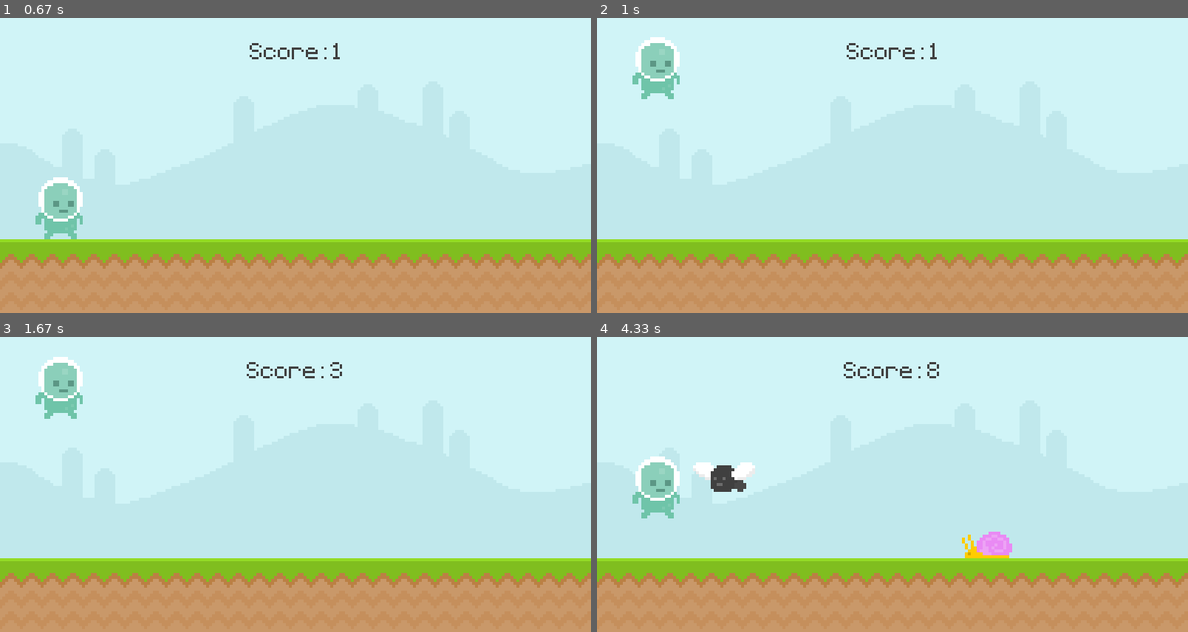
Above: before the commit, frames 1-4 (two rows, left to right).
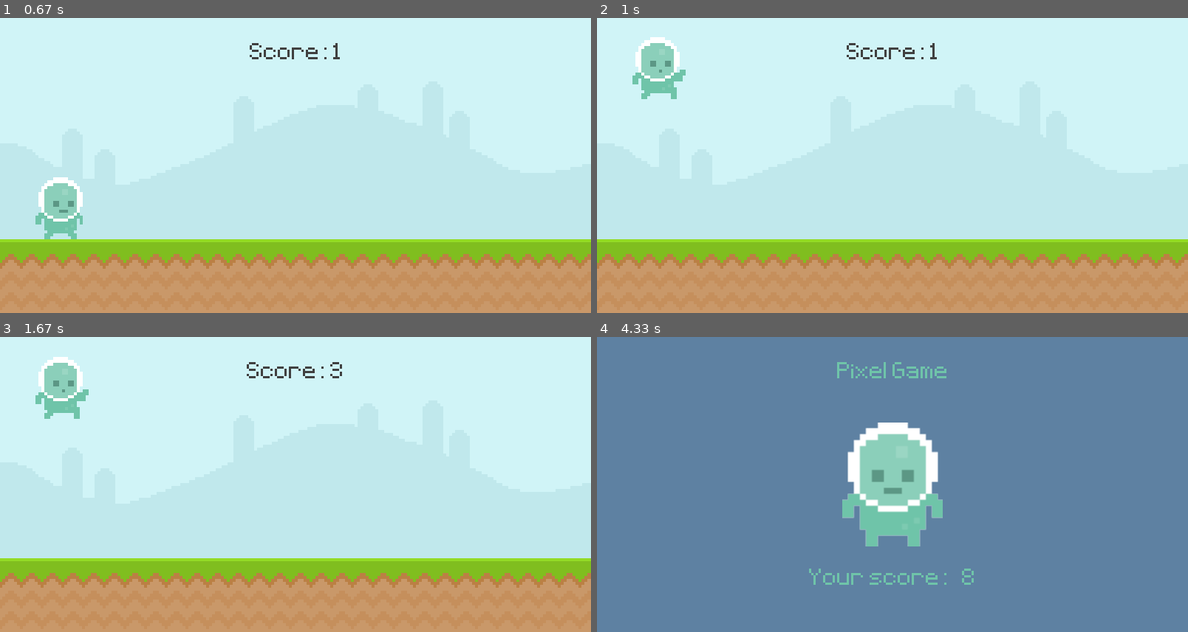
Above: after the commit, the same moments.

Repository: Adamwest023/Pygame-tutorial
Game: pygame game, started from pygame-tutorial.py
Two runs of this game, one before a commit and one after it. Both use one fixed random seed, a clock stepped at 60 frames per second and the inputs below.
Inputs:
- Up to frame 1 (0.67 s): tap Space at 0.33 s
- Up to frame 2 (1 s): tap Space at 0.67 s
- Up to frame 3 (1.67 s): tap Space at 1.07, 1.37 s
- Up to frame 4 (4.33 s): tap Space at 1.9, 2.2, 2.97, 3.73, 4.13 s

Frame 1 is identical in both runs. In frame 2, 0.1% of the frame differs, in the area x 10-15%, y 17-28%; in frame 3, 0.1%; in frame 4, 100%, in the area x 0-100%, y 0-100%.

Commit message:
added player animation

Diff:
--- a/pygame-tutorial.py
+++ b/pygame-tutorial.py
@@ -16,33 +16,57 @@
 def intro_screen():
     game_name = test_font.render('Pixel Game', False, (111, 196, 169))
     game_name_rect = game_name.get_rect(center=(400, 50))
-    game_message = test_font.render('Press SPACE to run', False, (111, 196, 169))
+    game_message = test_font.render(
+        'Press SPACE to run', False, (111, 196, 169))
     game_message_rect = game_message.get_rect(center=(400, 350))
-    score_message = test_font.render(f"Your score:   {score}", False, (111, 196, 169))
+    score_message = test_font.render(
+        f"Your score:   {score}", False, (111, 196, 169))
     score_message_rect = score_message.get_rect(center=(400, 330))
 
     screen.blit(game_name, game_name_rect)
-    if score == 0: screen.blit(game_message, game_message_rect)
-    else: screen.blit(score_message, score_message_rect)
+    if score == 0:
+        screen.blit(game_message, game_message_rect)
+    else:
+        screen.blit(score_message, score_message_rect)
+
 
 def obstacle_movement(obstacle_list):
     if obstacle_list:
         for obstacle_rect in obstacle_list:
             obstacle_rect.x -= 5
 
-            if  obstacle_rect.bottom == 300: screen.blit(snail_surf, obstacle_rect)
-            else: screen.blit(fly_surf, obstacle_rect)
+            if obstacle_rect.bottom == 300:
+                screen.blit(snail_surf, obstacle_rect)
+            else:
+                screen.blit(fly_surf, obstacle_rect)
 
-        obstacle_list = [obstacle for obstacle in obstacle_list if obstacle.x > -100]
+        obstacle_list = [
+            obstacle for obstacle in obstacle_list if obstacle.x > -100]
 
         return obstacle_list
-    else: return []
+    else:
+        return []
+
 
 def collisions(player, obstacles):
     if obstacles:
         for obstacle_rect in obstacles:
-            if player.colliderect(obstacle_rect): return False
+            if player.colliderect(obstacle_rect):
+                return False
     return True
+
+def player_animation():
+    global player_surf, player_index
+    # play walking animation if the player is on the floor
+    # play jump animation if the player is not on the floor
+    if player_rect.bottom < 300:
+        #jump
+        player_surf = player_jump
+    else:
+        #walk
+        player_index += 0.1
+        if player_index >= len(player_walk): player_index = 0
+        player_surf = player_walk[int(player_index)]
 
 pygame.init()
 screen = pygame.display.set_mode((800, 400))
@@ -66,8 +90,16 @@
 obstacle_rect_list = []
 
 # player surface and rectangle
-player_surf = pygame.image.load(
+player_walk_1 = pygame.image.load(
     'graphics/Player/player_walk_1.png').convert_alpha()
+player_walk_2 = pygame.image.load(
+    'graphics/Player/player_walk_2.png').convert_alpha()
+player_walk = [player_walk_1, player_walk_2]
+player_index = 0
+player_jump = pygame.image.load(
+    'graphics/Player/jump.png').convert_alpha()
+
+player_surf = player_walk[player_index]
 player_rect = player_surf.get_rect(midbottom=(80, 300))
 player_gravity = 0
 
@@ -79,7 +111,7 @@
 
 # Timer
 obstacle_timer = pygame.USEREVENT + 1
-pygame.time.set_timer(obstacle_timer,1500)
+pygame.time.set_timer(obstacle_timer, 1500)
 
 while True:
     # event(for) loop
@@ -96,10 +128,12 @@
                 if event.key == pygame.K_SPACE and player_rect.bottom >= 300:
                     player_gravity = -20
             if event.type == obstacle_timer:
-                if randint(0,2):
-                    obstacle_rect_list.append(snail_surf.get_rect(bottomright = (randint(900,1100), 300)))
+                if randint(0, 2):
+                    obstacle_rect_list.append(snail_surf.get_rect(
+                        bottomright=(randint(900, 1100), 300)))
                 else:
-                    obstacle_rect_list.append(fly_surf.get_rect(bottomright = (randint(900,1100), 210)))
+                    obstacle_rect_list.append(fly_surf.get_rect(
+                        bottomright=(randint(900, 1100), 210)))
 
         else:
             if event.type == pygame.KEYDOWN and event.key == pygame.K_SPACE:
@@ -116,20 +150,20 @@
         player_rect.y += player_gravity
         if player_rect.bottom >= 300:
             player_rect.bottom = 300
+        player_animation()
         screen.blit(player_surf, player_rect)
 
         # obstacle movement
         obstacle_rect_list = obstacle_movement(obstacle_rect_list)
 
-
         # collision
-        game_active = collisions(player_rect,obstacle_rect_list)
+        game_active = collisions(player_rect, obstacle_rect_list)
 
     else:
         screen.fill((94, 129, 162))
         screen.blit(player_stand, player_stand_rect)
         obstacle_rect_list.clear()
-        player_rect.midbottom = (80,300)
+        player_rect.midbottom = (80, 300)
         player_gravity = 0
         intro_screen()
 
